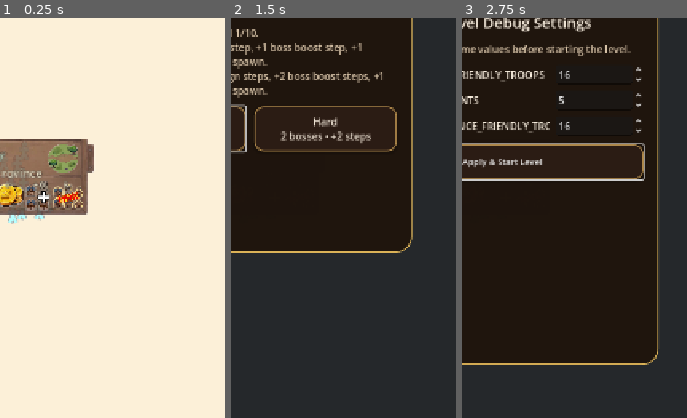
Above: before the commit, frames 1-3 (left to right).
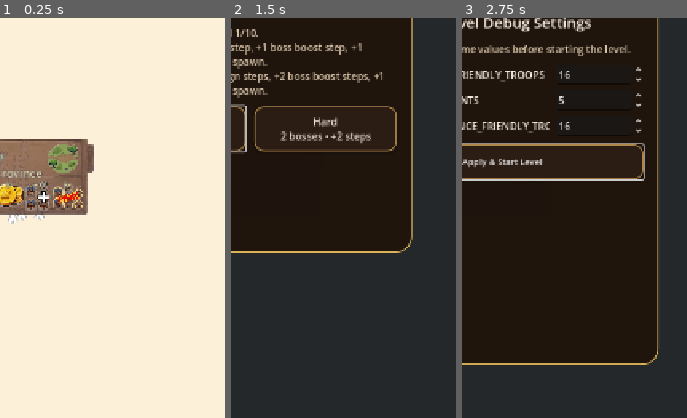
Above: after the commit, the same moments.

Repository: alocc911/aislingin
Game: Godot game, scene res://scenes/main.tscn
Two runs of this game, one before a commit and one after it. Both use one fixed random seed, a clock stepped at 60 frames per second and the inputs below.
Inputs (mouse positions are % of the whole screen's width and height, from its top left):
- Up to frame 1 (0.25 s): no input
- Up to frame 2 (1.5 s): click (83, 94) at 0.52 s; type "12" at 0.6 s; click "R" at 1.25 s
- Up to frame 3 (2.75 s): click "Easy 1 boss • +1 step" at 2 s
The pictures show only the part of the screen within x 46-96%, y 13-63%; the shares and areas given below are measured in that part.

The runs differ from the first frame. In frame 1, 0.1% of the frame differs, in the area x 3-20%, y 49-52%; in frame 2, less than 0.1%; in frame 3, less than 0.1%.

Commit message:
Use province faction color for grand map troop icons

Diff:
--- a/scripts/ProvinceSystem.gd
+++ b/scripts/ProvinceSystem.gd
@@ -1112,7 +1112,11 @@
 		troop_visuals_root.remove_child(child)
 		child.queue_free()
 		existing_icons -= 1
-	var icon_color: Color = LevelConfig.get_grand_map_province_troop_visual_color()
+	var icon_color: Color = base_color
+	if icon_color.a <= 0.0:
+		icon_color = LevelConfig.get_grand_map_province_troop_visual_color()
+	else:
+		icon_color.a = 1.0
 	var icon_opacity: float = LevelConfig.get_grand_map_province_troop_visual_opacity()
 	var row_width: int = maxi(1, PROVINCE_TROOP_VISUALS_ROW_WIDTH)
 	var stack_direction: String = LevelConfig.get_grand_map_province_troop_visual_stack_direction()
